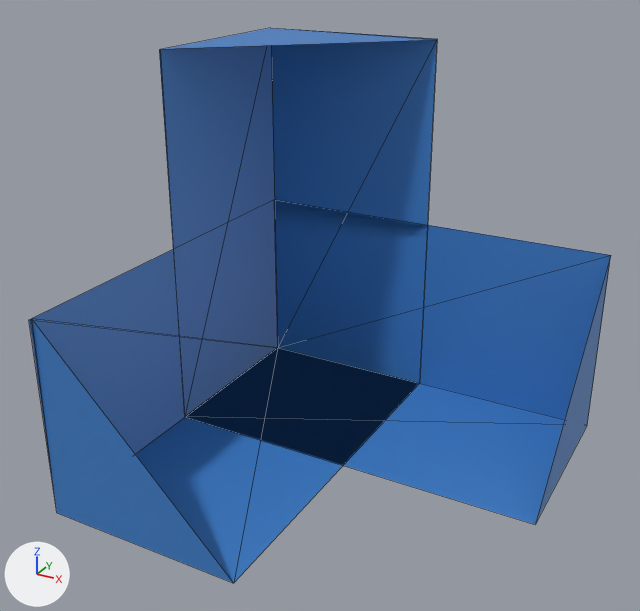
Renders of the glTF model models/seperated_blocks/r5c5_body_blue.gltf from each side of a commit.
One viewpoint serves both versions: a 50 mm lens placed at (1.75, -3.42, 1.58), pointed at (-0.08, -0.09, -0.09). Every picture has the same lights, and +X, +Y and +Z are marked at lower left. Mesh edges are drawn as thin lines. Where no turn or scale is listed for an object, it has been applied to the vertices. Vertices at the same position are counted once.

Names of what the first picture shows: 'r5c5_body_blue'.
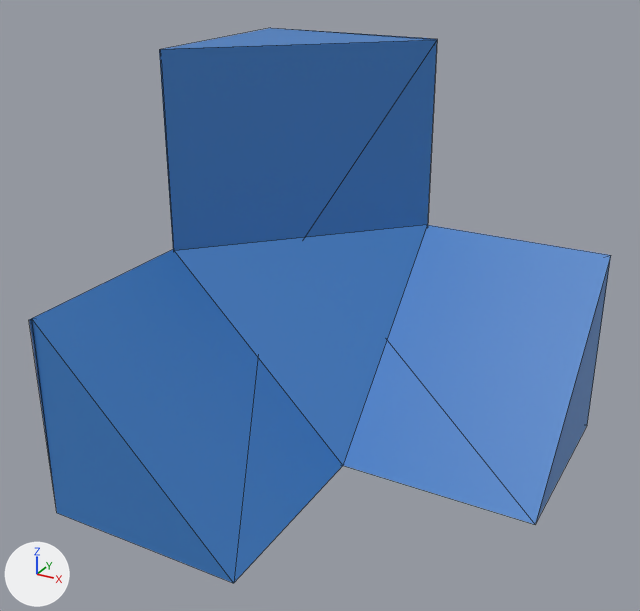
What differs and where, as boxes [x1, y1, x2, y2] in the pictures (640 x 611 px):
```json
{"part": 1, "of": "me_cube_670", "change": "added", "after": [32, 40, 611, 583], "on screen": "blue"}
```

Scene script edits in JSON lines:
```json
{"block": "me_cube_670", "where": "# used by ob_r5c5_body_blue; location = (0.0, 0.0, 0.0)"}
{"block": "me_cube_670", "where": "# verts and faces of me_cube_670; kept vertices keep their numbers, new ones are numbered from 21"}
{"block": "me_cube_670", "where": "# before: 0 (-1.0, 1.0, -1.0) at pixel (277, 347), 1 (-1.0, 1.0, 0.0) at pixel (274, 199), 3 (1.0, 1.0, 0.0) at pixel (610, 255), 4 (-1.0, 0.0, -1.0) at pixel (184, 416), 5 (1.0, 0.0, -1.0) at pixel (535, 524)"}
{"block": "me_cube_670", "where": "# before: 9 (-1.0, 1.0, 0.0) at pixel (274, 199), 10 (0.0, -1.0, -1.0) at pixel (233, 583), 11 (0.0, 1.0, -1.0) at pixel (419, 383), 15 (0.0, 1.0, -1.0) at pixel (419, 383), 16 (-1.0, 0.0, 1.0) at pixel (159, 49)"}
{"block": "me_cube_670", "where": "# before: 17 (-1.0, 0.0, -1.0) at pixel (184, 416), 18 (-1.0, -0.98, 0.0) at pixel (31, 318), 19 (-1.0, 0.01, 1.0) at pixel (160, 49), 20 (0.0, 1.0, 1.0) at pixel (437, 39)"}
{"op": "remove", "block": "me_cube_670", "code": "me_cube_670.from_pydata(...)  # 21 vertices, 20 faces; spans x -1.0..1.0, y -1.0..1.0, z -1.0..1.0"}
{"op": "add", "block": "me_cube_670", "code": "me_cube_670.from_pydata(...)  # 24 vertices, 29 faces; spans x -1.0..1.0, y -1.0..1.0, z -1.0..1.0"}
{"block": "me_cube_670", "change": "me_cube_670 part 1"}
{"op": "add", "block": "me_cube_670", "code": "verts[21] = (0.0, 0.0, -1.0)  # pixel (343, 465)"}
{"op": "add", "block": "me_cube_670", "code": "verts[22] = (0.0, 1.0, 0.0)  # pixel (427, 224)"}
{"op": "add", "block": "me_cube_670", "code": "verts[23] = (-0.99, 0.0, -0.01)  # pixel (174, 250)"}
{"op": "add", "block": "me_cube_670", "code": "faces += [(1, 5, 3), (0, 4, 1), (1, 4, 5), (9, 18, 10), (9, 10, 11), (15, 20, 17)]"}
{"op": "add", "block": "me_cube_670", "code": "faces += [(16, 20, 19), (16, 17, 20), (21, 22, 23)]"}
```
